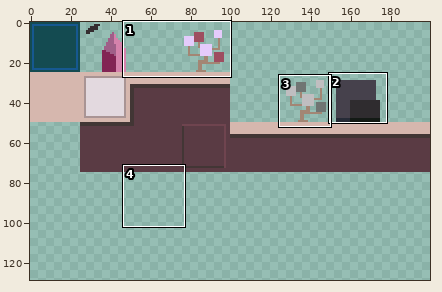
A sprite sheet gets an edit: assets/block.png. The first picture is a wide view before the edit; the outline marks the close-up.
Close-up. Before the commit:
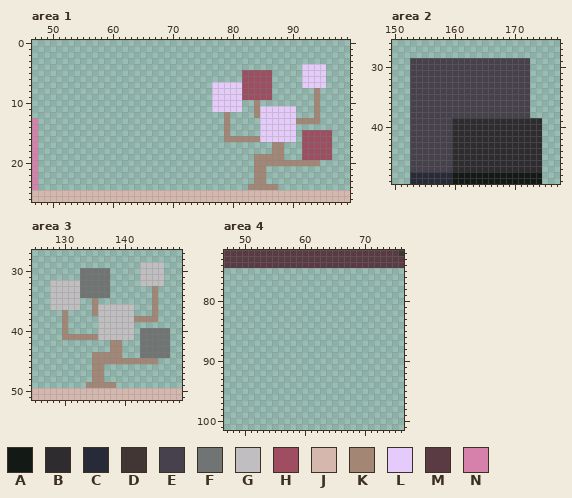
The file is 200x200 pixels. Shown: area 1: x 47..99, y 0..26; area 2: x 150..177, y 26..49; area 3: x 125..149, y 27..51; area 4: x 47..76, y 72..101. The wide view leaves out empty margins. The commit also changed other parts of the picture, which this record leaves out.
Palette (. is transparent): A #131a15  B #2f2c2f  C #262b37  D #423635  E #46414c  F #707573  G #c0bec0  H #9e4e60  J #d6b7ae  K #a38674  L #e4cbfb  M #5a3b44  N #d581ab
After the commit:
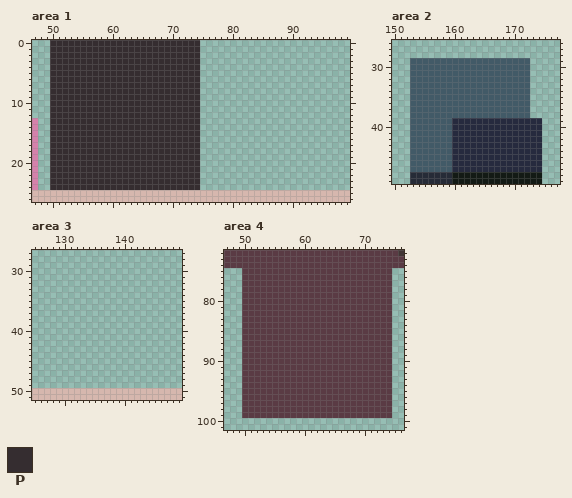
Colours new in this view: P #352d30
Change:
@@ palette @@
-B #2f2c2f
+B #262a3e
-E #46414c
+E #425a67
--- area 1
@@ x 47..99 @@
- 0 .....................................................
- 1 .....................................................
- 2 .....................................................
- 3 .....................................................
- 4 .............................................LLLL....
- 5 ...................................HHHHH.....LLLL....
- 6 ...................................HHHHH.....LLLL....
- 7 ..............................LLLLLHHHHH.....LLLL....
- 8 ..............................LLLLLHHHHH.......K.....
- 9 ..............................LLLLLHHHHH.......K.....
-10 ..............................LLLLL..K.........K.....
-11 ..............................LLLLL..KLLLLLL...K.....
-12 ................................K....KLLLLLL...K.....
-13 N...............................K.....LLLLLLKKKK.....
-14 N...............................K.....LLLLLL.........
-15 N...............................K.....LLLLLL.HHHHH...
-16 N...............................KKKKKKLLLLLL.HHHHH...
-17 N.......................................KK...HHHHH...
-18 N.......................................KK...HHHHH...
-19 N....................................KKKKK...HHHHH...
-20 N....................................KKKKKKKKKKK.....
-21 N....................................KK..............
-22 N....................................KK..............
-23 N....................................KK..............
-24 N...................................KKKKK............
+ 0 ...PPPPPPPPPPPPPPPPPPPPPPPPP.........................
+ 1 ...PPPPPPPPPPPPPPPPPPPPPPPPP.........................
+ 2 ...PPPPPPPPPPPPPPPPPPPPPPPPP.........................
+ 3 ...PPPPPPPPPPPPPPPPPPPPPPPPP.........................
+ 4 ...PPPPPPPPPPPPPPPPPPPPPPPPP.........................
+ 5 ...PPPPPPPPPPPPPPPPPPPPPPPPP.........................
+ 6 ...PPPPPPPPPPPPPPPPPPPPPPPPP.........................
+ 7 ...PPPPPPPPPPPPPPPPPPPPPPPPP.........................
+ 8 ...PPPPPPPPPPPPPPPPPPPPPPPPP.........................
+ 9 ...PPPPPPPPPPPPPPPPPPPPPPPPP.........................
+10 ...PPPPPPPPPPPPPPPPPPPPPPPPP.........................
+11 ...PPPPPPPPPPPPPPPPPPPPPPPPP.........................
+12 ...PPPPPPPPPPPPPPPPPPPPPPPPP.........................
+13 N..PPPPPPPPPPPPPPPPPPPPPPPPP.........................
+14 N..PPPPPPPPPPPPPPPPPPPPPPPPP.........................
+15 N..PPPPPPPPPPPPPPPPPPPPPPPPP.........................
+16 N..PPPPPPPPPPPPPPPPPPPPPPPPP.........................
+17 N..PPPPPPPPPPPPPPPPPPPPPPPPP.........................
+18 N..PPPPPPPPPPPPPPPPPPPPPPPPP.........................
+19 N..PPPPPPPPPPPPPPPPPPPPPPPPP.........................
+20 N..PPPPPPPPPPPPPPPPPPPPPPPPP.........................
+21 N..PPPPPPPPPPPPPPPPPPPPPPPPP.........................
+22 N..PPPPPPPPPPPPPPPPPPPPPPPPP.........................
+23 N..PPPPPPPPPPPPPPPPPPPPPPPPP.........................
+24 N..PPPPPPPPPPPPPPPPPPPPPPPPP.........................
 25 JJJJJJJJJJJJJJJJJJJJJJJJJJJJJJJJJJJJJJJJJJJJJJJJJJJJJ
--- area 3
@@ x 125..149 @@
 28 .........................
-29 ..................GGGG...
-30 ........FFFFF.....GGGG...
-31 ........FFFFF.....GGGG...
-32 ...GGGGGFFFFF.....GGGG...
-33 ...GGGGGFFFFF.......K....
-34 ...GGGGGFFFFF.......K....
-35 ...GGGGG..K.........K....
-36 ...GGGGG..KGGGGGG...K....
-37 .....K....KGGGGGG...K....
-38 .....K.....GGGGGGKKKK....
-39 .....K.....GGGGGG........
-40 .....K.....GGGGGG.FFFFF..
-41 .....KKKKKKGGGGGG.FFFFF..
-42 .............KK...FFFFF..
-43 .............KK...FFFFF..
-44 ..........KKKKK...FFFFF..
-45 ..........KKKKKKKKKKK....
-46 ..........KK.............
-47 ..........KK.............
-48 ..........KK.............
-49 .........KKKKK...........
+29 .........................
+30 .........................
+31 .........................
+32 .........................
+33 .........................
+34 .........................
+35 .........................
+36 .........................
+37 .........................
+38 .........................
+39 .........................
+40 .........................
+41 .........................
+42 .........................
+43 .........................
+44 .........................
+45 .........................
+46 .........................
+47 .........................
+48 .........................
+49 .........................
 50 JJJJJJJJJJJJJJJJJJJJJJJJJ
--- area 4
@@ x 47..76 @@
  74 MMMMMMMMMMMMMMMMMMMMMMMMMMMMMM
- 75 ..............................
- 76 ..............................
- 77 ..............................
- 78 ..............................
- 79 ..............................
- 80 ..............................
- 81 ..............................
- 82 ..............................
- 83 ..............................
- 84 ..............................
- 85 ..............................
- 86 ..............................
- 87 ..............................
- 88 ..............................
- 89 ..............................
- 90 ..............................
- 91 ..............................
- 92 ..............................
- 93 ..............................
- 94 ..............................
- 95 ..............................
- 96 ..............................
- 97 ..............................
- 98 ..............................
- 99 ..............................
+ 75 ...MMMMMMMMMMMMMMMMMMMMMMMMM..
+ 76 ...MMMMMMMMMMMMMMMMMMMMMMMMM..
+ 77 ...MMMMMMMMMMMMMMMMMMMMMMMMM..
+ 78 ...MMMMMMMMMMMMMMMMMMMMMMMMM..
+ 79 ...MMMMMMMMMMMMMMMMMMMMMMMMM..
+ 80 ...MMMMMMMMMMMMMMMMMMMMMMMMM..
+ 81 ...MMMMMMMMMMMMMMMMMMMMMMMMM..
+ 82 ...MMMMMMMMMMMMMMMMMMMMMMMMM..
+ 83 ...MMMMMMMMMMMMMMMMMMMMMMMMM..
+ 84 ...MMMMMMMMMMMMMMMMMMMMMMMMM..
+ 85 ...MMMMMMMMMMMMMMMMMMMMMMMMM..
+ 86 ...MMMMMMMMMMMMMMMMMMMMMMMMM..
+ 87 ...MMMMMMMMMMMMMMMMMMMMMMMMM..
+ 88 ...MMMMMMMMMMMMMMMMMMMMMMMMM..
+ 89 ...MMMMMMMMMMMMMMMMMMMMMMMMM..
+ 90 ...MMMMMMMMMMMMMMMMMMMMMMMMM..
+ 91 ...MMMMMMMMMMMMMMMMMMMMMMMMM..
+ 92 ...MMMMMMMMMMMMMMMMMMMMMMMMM..
+ 93 ...MMMMMMMMMMMMMMMMMMMMMMMMM..
+ 94 ...MMMMMMMMMMMMMMMMMMMMMMMMM..
+ 95 ...MMMMMMMMMMMMMMMMMMMMMMMMM..
+ 96 ...MMMMMMMMMMMMMMMMMMMMMMMMM..
+ 97 ...MMMMMMMMMMMMMMMMMMMMMMMMM..
+ 98 ...MMMMMMMMMMMMMMMMMMMMMMMMM..
+ 99 ...MMMMMMMMMMMMMMMMMMMMMMMMM..
 100 ..............................
Where, in picture pixels (left, top, right, bottom), the same in both close-ups:
changed: (50, 40, 332, 190)
changed: (410, 58, 542, 172)
erased: (50, 262, 170, 388)
added: (242, 268, 392, 418)
